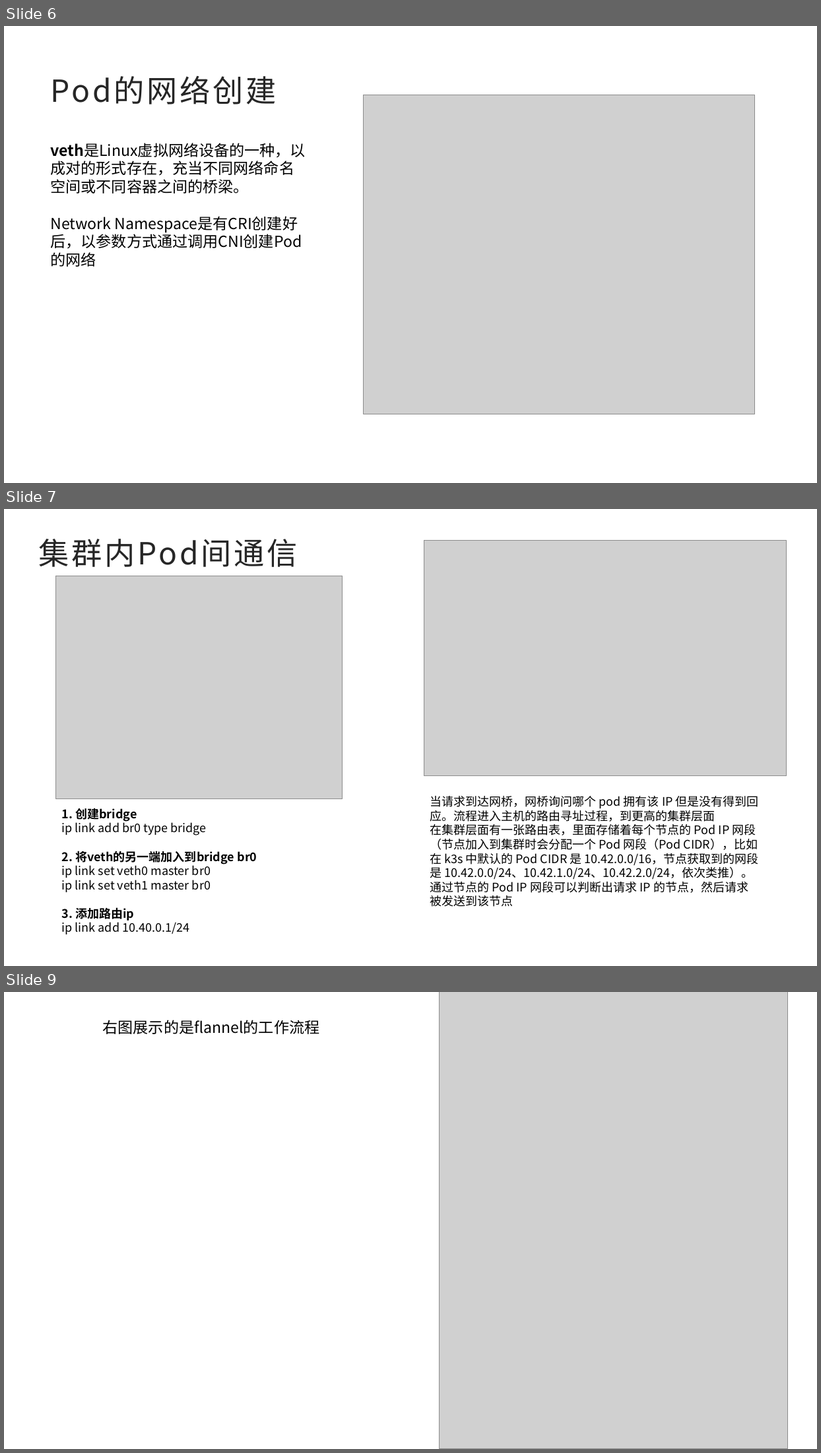
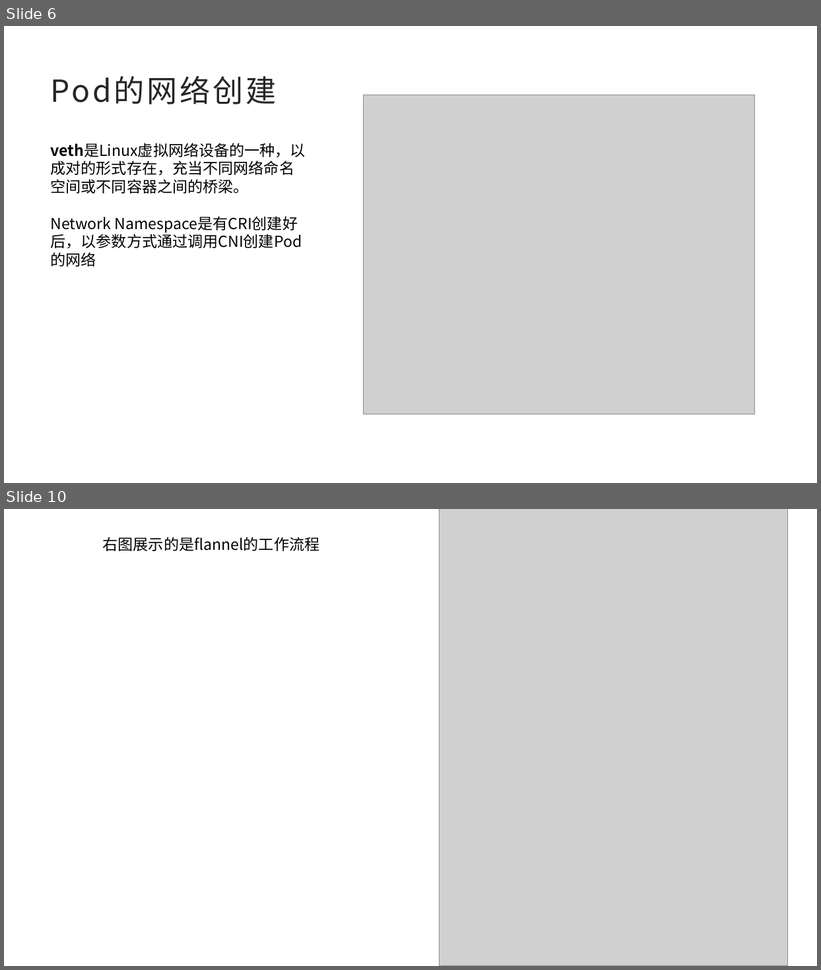
Before and after one commit to godzilla-s/lightly-cni, a slide deck: doc/Kubernetes CNI.pptx. Shown one above the other, each under a label of ours: slides 6, 7 and 9 before the commit, slides 6 and 10 after it; the slides between them are not shown. The pictures are 821x1453 and 821x970 pixels, drawn with LibreOffice and Linux fonts; fonts in the diff are those of the drawing; grey boxes stand for pictures. Boxes give left, top, right and bottom in pixels: in the first picture for what was removed or moved away, otherwise in the second. Text is boxed around its words. In the diff, an @@ line names an element or a change of style, - is before the commit and + after.

```diff
--- a/doc/Kubernetes CNI.pptx
+++ b/doc/Kubernetes CNI.pptx
@@ slide 7 removed at [4,509,817,966], background #FFFFFF @@
@@ title removed at [38,539,298,567] @@
-集群内Pod间通信
@@ picture removed at [424,541,787,776] @@
@@ picture removed at [56,576,343,799] @@
@@ text removed at [430,796,759,907] @@
-当请求到达网桥，网桥询问哪个 pod 拥有该 IP 但是没有得到回应。流程进入主机的路由寻址过程，到更高的集群层面
-在集群层面有一张路由表，里面存储着每个节点的 Pod IP 网段（节点加入到集群时会分配一个 Pod 网段（Pod CIDR），比如在 k3s 中默认的 Pod CIDR 是 10.42.0.0/16，节点获取到的网段是 10.42.0.0/24、10.42.1.0/24、10.42.2.0/24，依次类推）。通过节点的 Pod IP 网段可以判断出请求 IP 的节点，然后请求被发送到该节点
@@ text removed at [62,808,257,935] @@
-1. 创建bridge
-ip link add br0 type bridge
-2. 将veth的另一端加入到bridge br0
-ip link set veth0 master br0
-ip link set veth1 master br0
-3. 添加路由ip
-ip link add 10.40.0.1/24
@@ what was slide 9 is now slide 10 @@
```
Also in this commit, not shown: 2 slides changed, 2 slides added, 4 other files.
